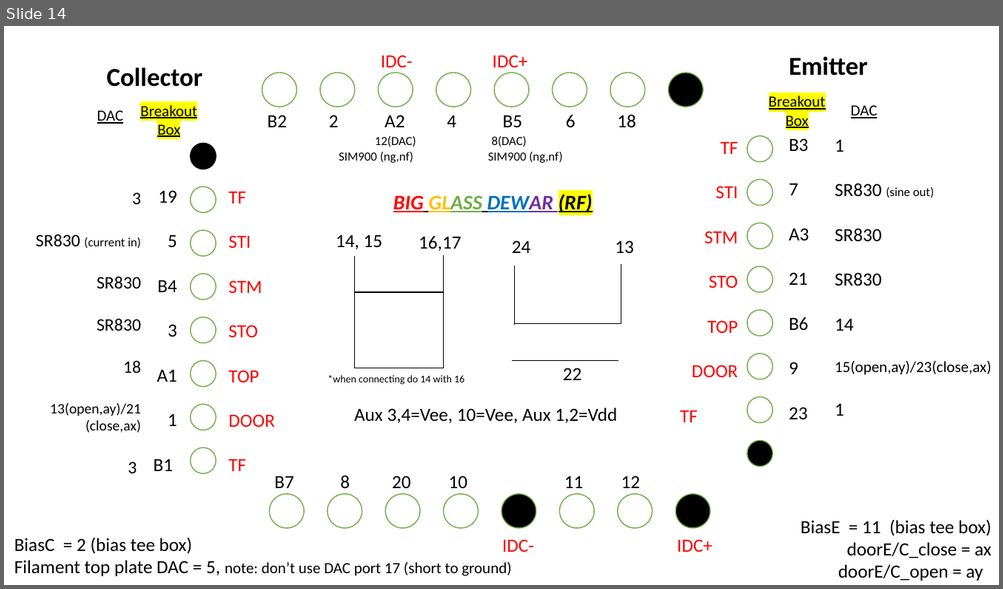
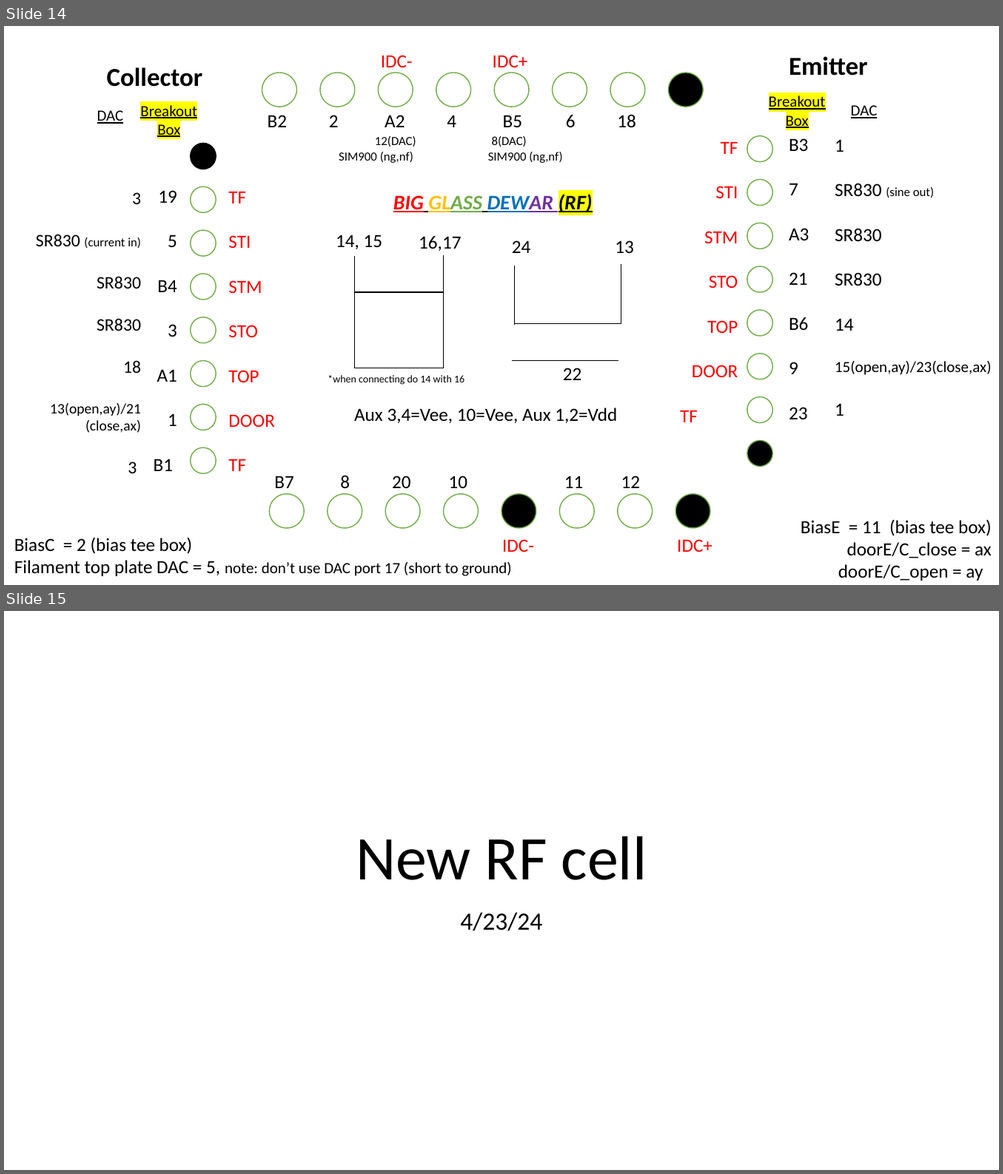
Before and after one commit to eelyon/LyonLabCodebase, a slide deck: matlabMeas/TiffanyMeasurementFunctions/IDC/ConnectionLayout.pptx. Shown one above the other, each under a label of ours: slide 14 before the commit, slides 14 and 15 after it. The pictures are 1003x589 and 1003x1174 pixels, drawn with LibreOffice and Linux fonts; fonts in the diff are those of the drawing. Boxes give left, top, right and bottom in pixels: in the first picture for what was removed or moved away, otherwise in the second. Text is boxed around its words. In the diff, an @@ line names an element or a change of style, - is before the commit and + after.

```diff
--- a/matlabMeas/TiffanyMeasurementFunctions/IDC/ConnectionLayout.pptx
+++ b/matlabMeas/TiffanyMeasurementFunctions/IDC/ConnectionLayout.pptx
@@ slide 15 added at [4,611,999,1170], background #FFFFFF @@
@@ title added at [356,836,647,880], 60 pt, text #000000 @@
+New RF cell
@@ subtitle added at [460,912,542,931], 24 pt, text #000000 @@
+4/23/24
```
Also in this commit, not shown: 2 other slides added, 1 slide removed, 48 other files.
